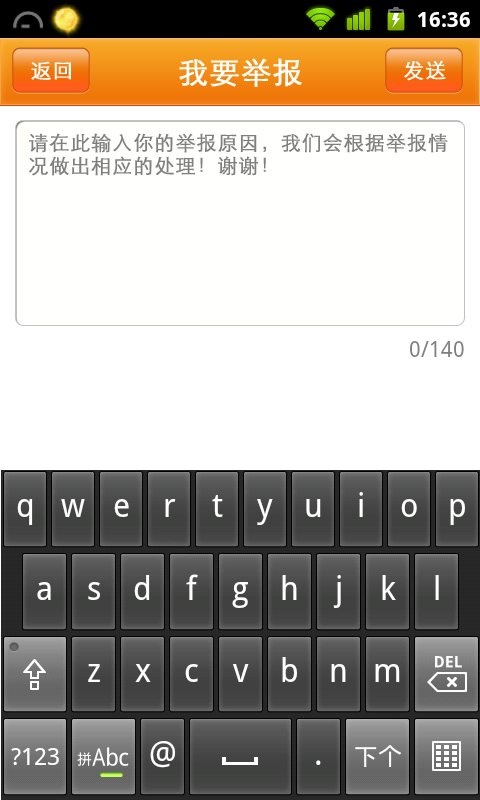
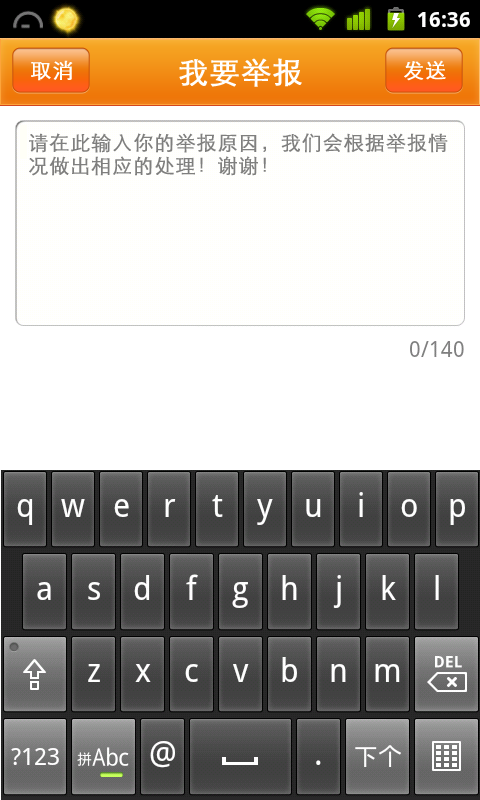
Revision of a layered 480x800 image; what changed, layer by layer:
renamed "返回" to "取消", painted on it over 31, 60, 73, 81
